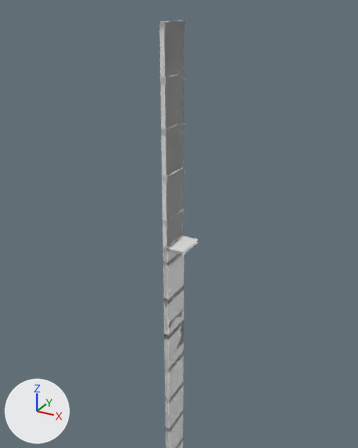
Before and after pictures for a commit that changed the glTF model assets/units/pd2_mod_hwu/architecture/warehouse/ext_warehouse_wall_fence.glb.
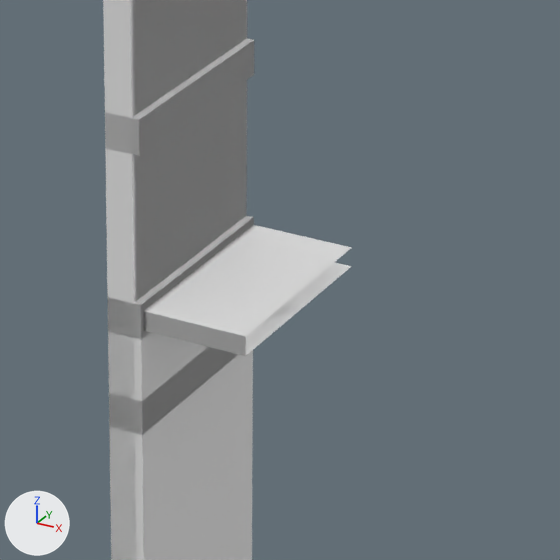
There are two pictures of each version: one from a 50 mm lens placed at (-27.79, -37.27, 21.25), pointed at (-47.73, -1.01, 3.12), one close up on the part from 41% to 64% of the width and 45% to 64% of the height. Lighting does not change. The marker at lower left points along +X, +Y and +Z. Where no turn or scale is listed for an object, it has been applied to the vertices.

In view in the first close-up: 'c_box_06', 'dm_concrete', 's_s'.
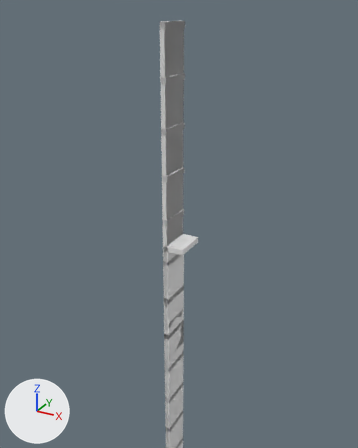
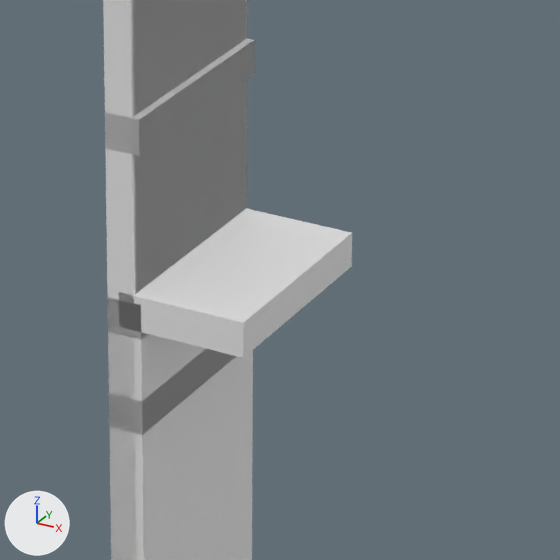
Where the change shows, as pixel boxes [x1, y1, x2, y2] in the close-ups (560 x 560 px):
'c_box_08', added
    after: [119, 208, 352, 358]

Patch to the scene script:
```diff
--- a/assets/units/pd2_mod_hwu/architecture/warehouse/ext_warehouse_wall_fence.glb.py
+++ b/assets/units/pd2_mod_hwu/architecture/warehouse/ext_warehouse_wall_fence.glb.py
@@ me_c_box_08 @@
+me_c_box_08.from_pydata(...)  # a box spanning x -0.08..1.75, y -1.53..1.53, z -0.25..0.25
@@ ob_c_box_08 @@
+ob_c_box_08 = bpy.data.objects.new('c_box_08', me_c_box_08)
+ob_c_box_08.location = (-48.0, -1.53, 1.46)
```
